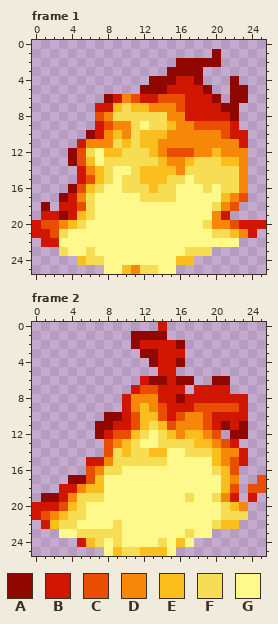
Edited in one commit: animated GIF sprite (Simulation/resources/shonenfight/images/flamme.png). Above: the version before the commit.
The file is 26x26 pixels, 5 frames. Shown: frame 1, frame 2. The commit also changed other frames, which this record leaves out.
Palette (. is transparent): A #900700  B #d11600  C #e84d00  D #f68708  E #fbbe1c  F #f7dd53  G #fff98c
Pixels before, frame 1, first column x 0:
 1 ....................A.....
 2 ................AAAAA.....
 3 ...............AAAA.......
 4 .............AAABBA...A...
 5 ............AAABBBBA..AA..
 6 ........ABDCBBCCCBBBA.AA..
 7 .......BBEFEEDDDCBBBBAA...
 8 .......CDFFFFFFDDBBBBBA...
 9 .......BCDDFGFFEDDCCCCB...
10 ......ABDEDFEEEDDDDDDCBB..
11 .....BDDDFEFEEDDDDDDDDDB..
12 ....ACFGEEFFFEDCCCDDEDDD..
13 ....ACEGFFFFFFEDDEFFFEED..
14 .....BDEFGGFEEEEDFFFFFFD..
15 .....BCEFGFFEEEFFGFFFFFD..
16 ....ACEFGGFFFEFFGGGFGFFD..
17 ...ABDFGGGGGFFFFGGGGGEDC..
18 .A.BBCFGGGGGGGGGGGGGFDC...
19 .BBABEFGGGGGGGGGGGGGDB....
20 BCCDEFGGGGGGGGGGGGGFDDCBBB
21 BBCFGGGGGGGGGGGGGGGGFFEDB.
22 .BBGGGGGGGGGGGGGGGGGGGG...
23 ...FGGFGGGGGGGGGGFFF......
24 .....EFFGGGGGGGGEE........
25 ........GGEDFFGG..........
Pixels before, frame 2, first column x 0:
 0 ..............B...........
 1 ...........AAAA...........
 2 ...........ABBBBA.........
 3 ............AABBB.........
 4 .............ABBA.........
 5 ..............BB..........
 6 ............BAABAA..AA....
 7 ...........BCCBBB.BBBB....
 8 ..........BDDDBBABBBBBBB..
 9 ..........BDEDCBBBCCCCCB..
10 ........AABCEECBCDDCBBBB..
11 .......AABBCEFECDDDCBABA..
12 .......ABCCEFGFEDEEDC.AA..
13 ........CDEFGGFFFFEEDCB...
14 ........CFEFFEEGGFFFEDDB..
15 ......BBDFFFFFFGGGGGEDCB..
16 ......CDFFGGGGGGGGGGFEC...
17 ....AACEGGGGGGGGGGGGGED..C
18 ...BBDEEGGGGGGGGGGGGGEC.CC
19 .AABDFFFGGGGGGGGGFGGFDB.B.
20 BBBCEFGGGGGGGGGGGGGGGFED..
21 BCDEFFGGGGGGGGGGGGGGGFFF..
22 .BEFFGGGGFGGGGGGGGGGFEE...
23 ...GGFFFFFGGGGGGGFGG......
24 .....BEFGFGGGGFGEG........
25 ........GEFFEEEG..........
After:
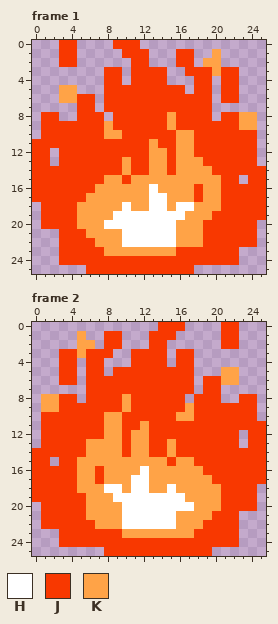
Colours new in this view: H #ffffff  J #f83800  K #ffa347
Diff:
Changed rows in their new state; - is an unchanged pixel.
Frame 1:
first column x 0:
 0 ---JJ----JJJ--------------
 1 ---JJ-----JJJ---JJ--K-----
 2 ---JJ------JJ---JJ.KK-----
 3 --------JJ-JJJJ..JJJKJJ---
 4 --------JJ-JJJJ...JJ-JJ---
 5 ---KK---JJJJJJJJJ.JJ-JJ.--
 6 ---KKJJ-JJJJJJJJJJJJ.JJ.--
 7 -----JJ.JJJJJJJJJJJJ...---
 8 -JJ--JJJ.JJJJJJKJJJJ.JJKK-
 9 -JJJJJJJKJJJJJJKJJJJJJJKK-
10 -JJJJJJJKKJJJJJJKKJJJJJJJ-
11 JJJJJJJJJJJJJKJJKKJJJJJJJ-
12 JJ-JJJJJJJJJJKKJKKJJJJJJJ-
13 JJ-JJJJJJJKJJKKJKKKJJJJJJ-
14 JJJJJJJJJJKJJKKJKKKKJJJJJJ
15 JJJJJJJJKKJKKKKKKKKKKJJ.JJ
16 JJJJJJJKKKKKKHKKKKJKKJJJJJ
17 JJJJJJKKKKKKKHHKKKJKKJJJJJ
18 -JJJJKKKKKHKKHHKHHKKKJJJJJ
19 -JJJJKKKKHHHHHHHHKKKJJJJJJ
20 .JJJJKKKHHHHHHHHKKKJJJJJJ.
21 ...JJJKKKKHHHHHHKKKJJJJJJ-
22 -..JJJJKKKHHHHHHKKKJJJJJJ-
23 ---JJJJJKKKKKKKKJJJJJJJ---
24 ---JJJJJJJJJJJJJJJJJJJJ---
25 ------JJJJJJJJJJJJ--------
Frame 2:
first column x 0:
 0 --------------JJJ----JJ---
 1 -----K--JJ-..JJJ-----JJ---
 2 -----KK-JJ-..JJ..----JJ---
 3 ---JJKJJJ--JJJJ.JJ--------
 4 ---JJ-JJ---JJJJ.JJ--------
 5 ---JJ-JJ-JJJJJJJJJ---KK---
 6 ---JJ-JJJJJJJJJJJJ-JJKK---
 7 ------JJJJJJJJJJJJ.JJ.----
 8 -KKJJ-JJJJKJJJJJJ.JJJ..JJ-
 9 -KKJJJJJJJKJJJJJJKJJJJJJJ-
10 -JJJJJJJKKJJJJJJKKJJJJJJJ-
11 -JJJJJJJKKJJKJJJJJJJJJJJJJ
12 -JJJJJJJKKJKKJJJJJJJJJJ.JJ
13 -JJJJJKKKKJKKJJKJJJJJJJ-JJ
14 JJJJJJKKKKJKKJJKJJJJJJJJJJ
15 JJ-JJKKKKKKKKKKJKKJJJJJJJJ
16 JJJJJKKJKKKKHKKKKKKJJJJJJJ
17 JJJJJKKJKKKHHKKKKKKKJJJJJJ
18 JJJJJKKKHHKHHKKHKKKKKJJJJ.
19 JJJJJJKKKHHHHHHHHKKKKJJJJ-
20 .JJJJJKKKKHHHHHHHHKKKJJJJ-
21 .JJJJJKKKKHHHHHHKKKKJJJ.--
22 -JJJJJJKKKHHHHHHKKKJJJJ---
23 ---JJJJJJJKKKKKKKKJJJJJ---
24 ---JJJJJJJJJJJJJJJJJJJJ---
25 --------JJJJJJJJJJJJ------
